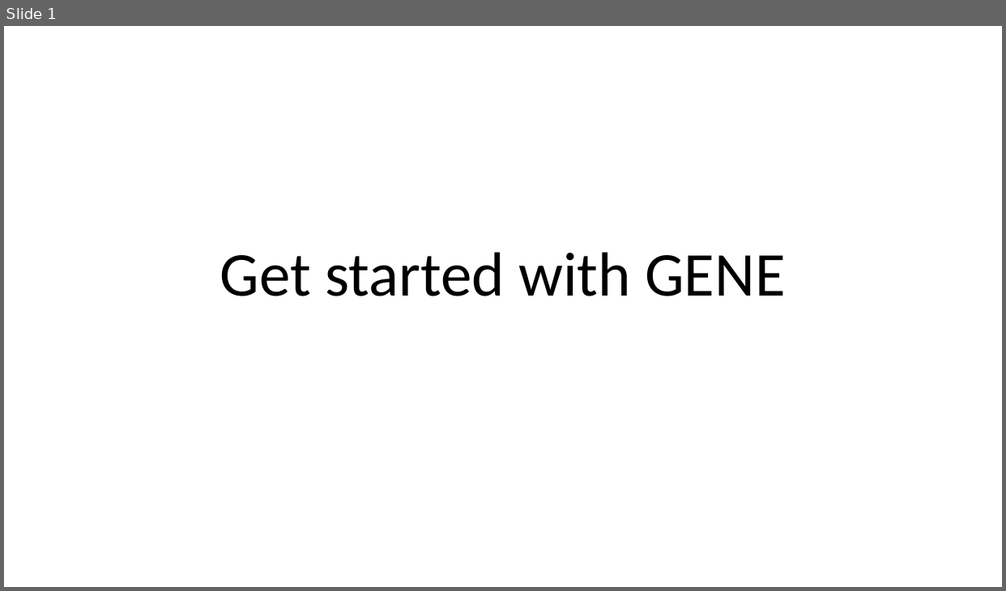
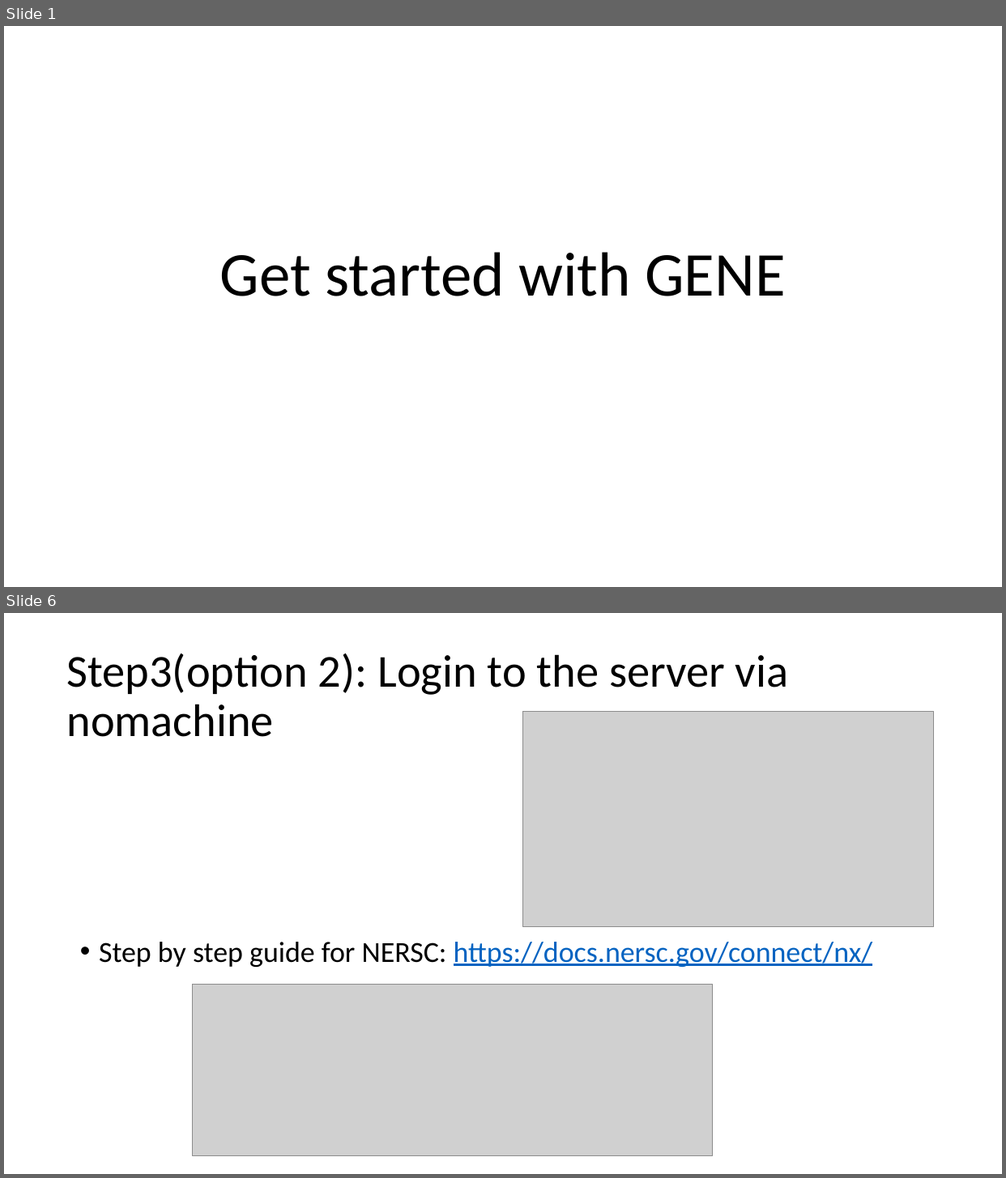
Before and after one commit to maxtcurie/Physics_Helper, a slide deck: Intro_to_GENE/0_Getting_started_with_GENE.pptx. Shown one above the other, each under a label of ours: slide 1 before the commit, slides 1 and 6 after it; the slides between them are not shown. The pictures are 1006x591 and 1006x1178 pixels, drawn with LibreOffice and Linux fonts; fonts in the diff are those of the drawing; grey boxes stand for pictures. Boxes give left, top, right and bottom in pixels: in the first picture for what was removed or moved away, otherwise in the second. Text is boxed around its words. In the diff, an @@ line names an element or a change of style, - is before the commit and + after.

```diff
--- a/Intro_to_GENE/0_Getting_started_with_GENE.pptx
+++ b/Intro_to_GENE/0_Getting_started_with_GENE.pptx
@@ slide 6 added at (4,613,1002,1174), background #FFFFFF @@
@@ title added at (66,653,788,737), 44 pt, text #000000 @@
+Step3(option 2): Login to the server via nomachine
@@ picture added at (522,711,933,926) @@
@@ text added at (99,942,873,967), 28 pt, text #0563C1, underline @@
+• Step by step guide for NERSC: https://docs.nersc.gov/connect/nx/
@@ picture added at (192,984,712,1157) @@
```
Also in this commit, not shown: 1 slide changed, 6 other slides added, 2 other files.
